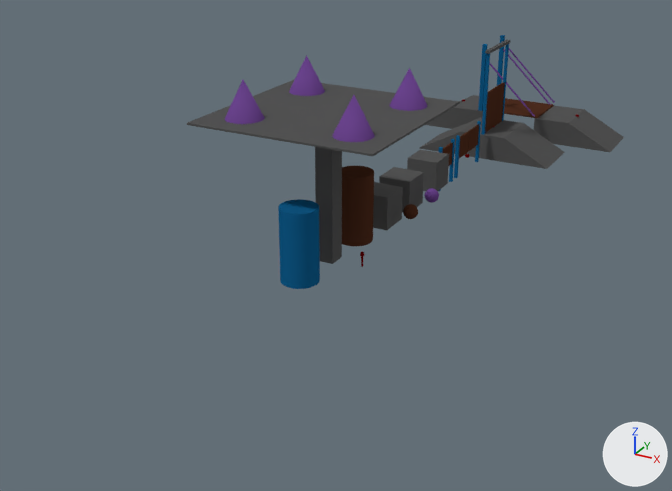
The Blender file models/FoundationEBF.blend: old version first, new version second.
Both versions are drawn from a 50 mm camera at (12.2, -50.5, 20.6) aimed at (-11.5, -7.5, -0.9). The axes (+X, +Y, +Z) are drawn at lower right. The lights are the same throughout. Objects named as collision shapes, trigger or cutter boxes, shadow casters or lower levels of detail are left out.
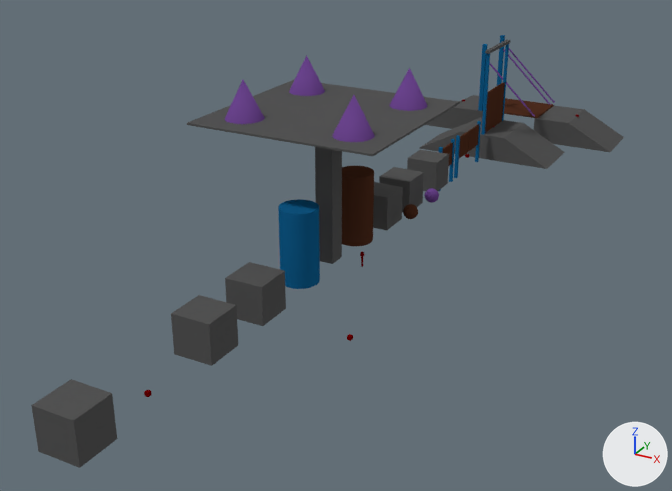
Changed parts and their boxes (x1, y1, x2, y2) in the pictures (672 x 491 px):
'Cube.022', added: after (31, 379, 117, 468)
'Cube.023', added: after (171, 295, 238, 366)
'Cube.021', added: after (225, 262, 286, 326)
'Trigger.006', added: after (144, 390, 152, 397)

Diff of the bpy script that builds the scene:
```diff
--- a/models/FoundationEBF.blend.py
+++ b/models/FoundationEBF.blend.py
@@ ob_cube_023 @@
+ob_cube_023 = bpy.data.objects.new('Cube.023', me_cube_021.copy())  # the mesh of ob_cube_003
+ob_cube_023.parent = ob_triggerdeactivatedparticleemitterpart
+ob_cube_023.location = (0.0, 4.0, 1.0)
@@ ob_triggerdeactivatedparticleemitterpart @@
+ob_triggerdeactivatedparticleemitterpart = bpy.data.objects.new('TriggerDeactivatedParticleEmitterPart', None)
+ob_triggerdeactivatedparticleemitterpart.location = (-10.0, -26.0, 0.0)
@@ ob_trigger_006 @@
+ob_trigger_006 = bpy.data.objects.new('Trigger.006', me_cube_030.copy())  # the mesh of ob_trigger_004
+ob_trigger_006.parent = ob_triggerdeactivatedparticleemitterpart
+ob_trigger_006.location = (0.0, 0.0, 0.0)
@@ ob_cube_022 @@
+ob_cube_022 = bpy.data.objects.new('Cube.022', me_cube_021.copy())  # the mesh of ob_cube_003
+ob_cube_022.parent = ob_triggerdeactivatedparticleemitterpart
+ob_cube_022.location = (0.0, -4.0, 1.0)
@@ ob_cube_021 @@
+ob_cube_021 = bpy.data.objects.new('Cube.021', me_cube_021.copy())  # the mesh of ob_cube_003
+ob_cube_021.parent = ob_triggeractivatedparticleemitterpart
+ob_cube_021.location = (0.0, 0.0, 1.0)
@@ ob_triggeractivatedparticleemitterpart @@
+ob_triggeractivatedparticleemitterpart = bpy.data.objects.new('TriggerActivatedParticleEmitterPart', None)
+ob_triggeractivatedparticleemitterpart.location = (-10.0, -18.0, 0.0)
```
